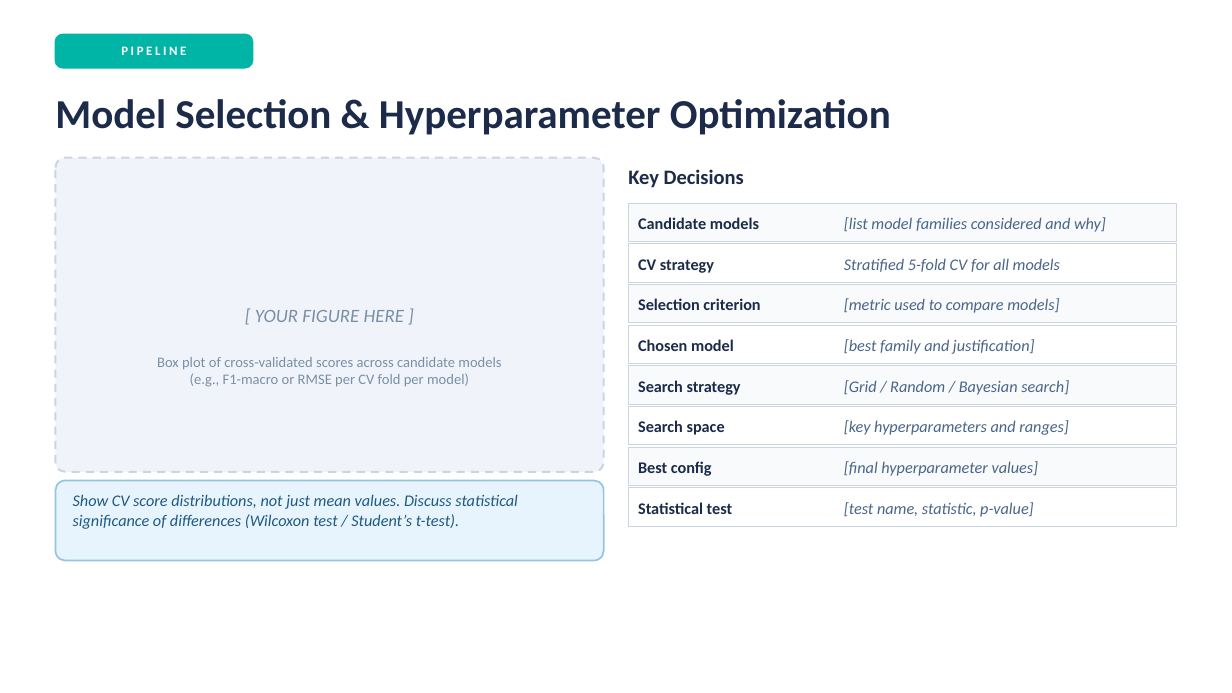
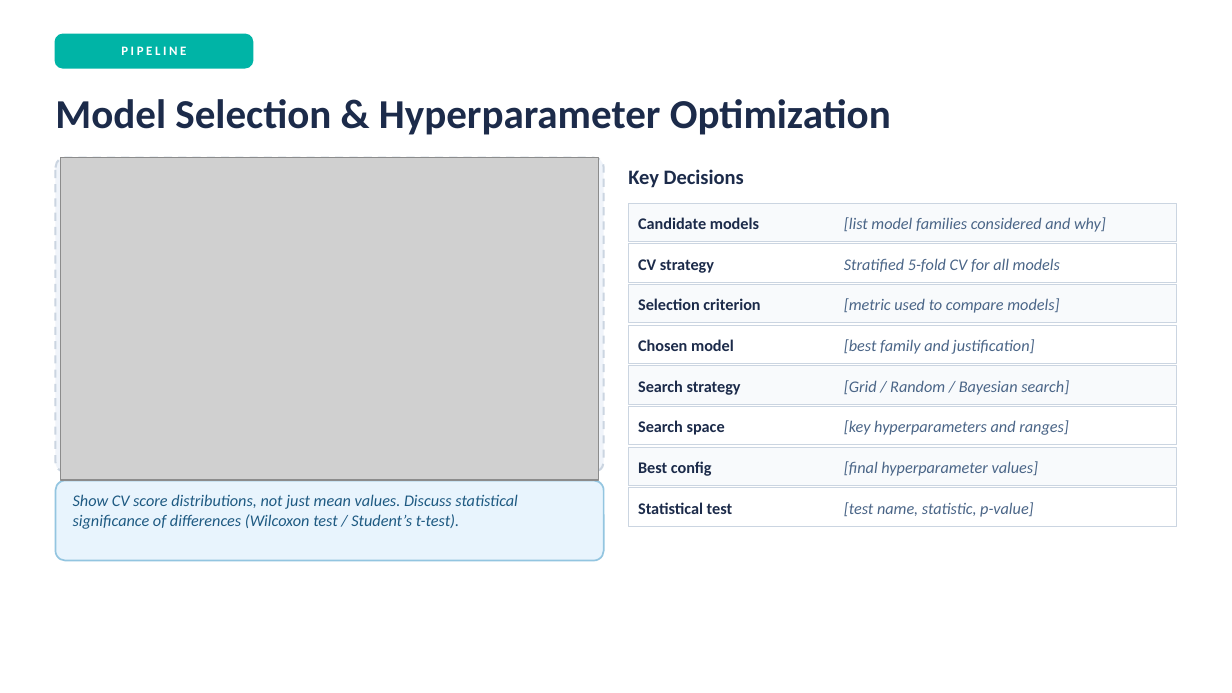
Before and after one commit to jackomazi/data-mining-and-machine-learning-project, a slide deck: slide 9 of project_presentation_template.pptx. Drawn at 1232x693 pixels with LibreOffice and Linux fonts; fonts in the diff are those of the drawing; grey boxes stand for pictures. Boxes give left, top, right and bottom in pixels: in the first picture for what was removed or moved away, otherwise in the second. Text is boxed around its words. In the diff, an @@ line names an element or a change of style, - is before the commit and + after.

```diff
--- a/project_presentation_template.pptx
+++ b/project_presentation_template.pptx
@@ picture added at (60, 158, 598, 480) @@
@@ text removed at (255, 310, 404, 322) @@
-[ YOUR FIGURE HERE ]
@@ text removed at (157, 357, 501, 387) @@
-Box plot of cross-validated scores across candidate models
-(e.g., F1-macro or RMSE per CV fold per model)
```
Also in this commit, not shown: 2 other slides changed, 1 slide added, 1 slide removed, 4 other files.
